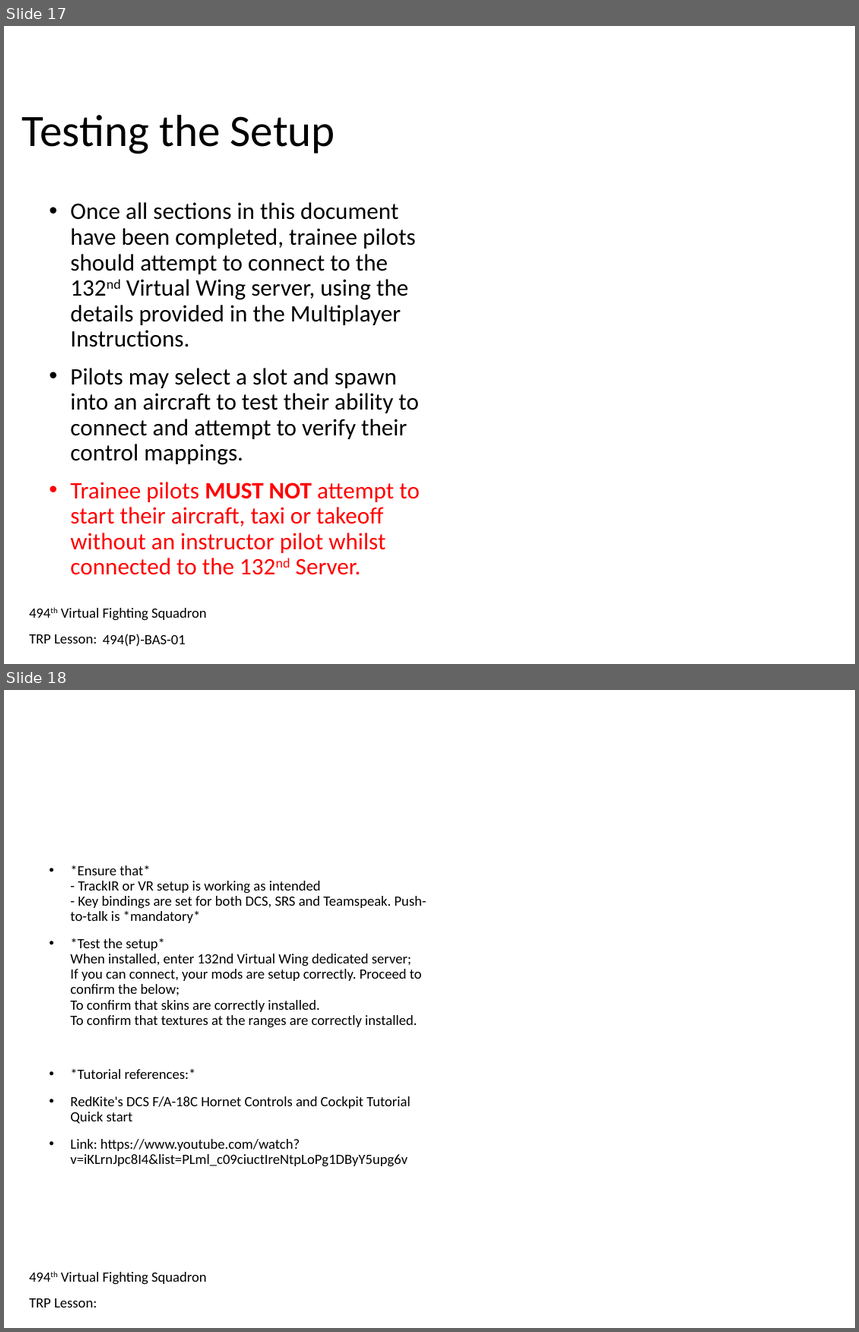
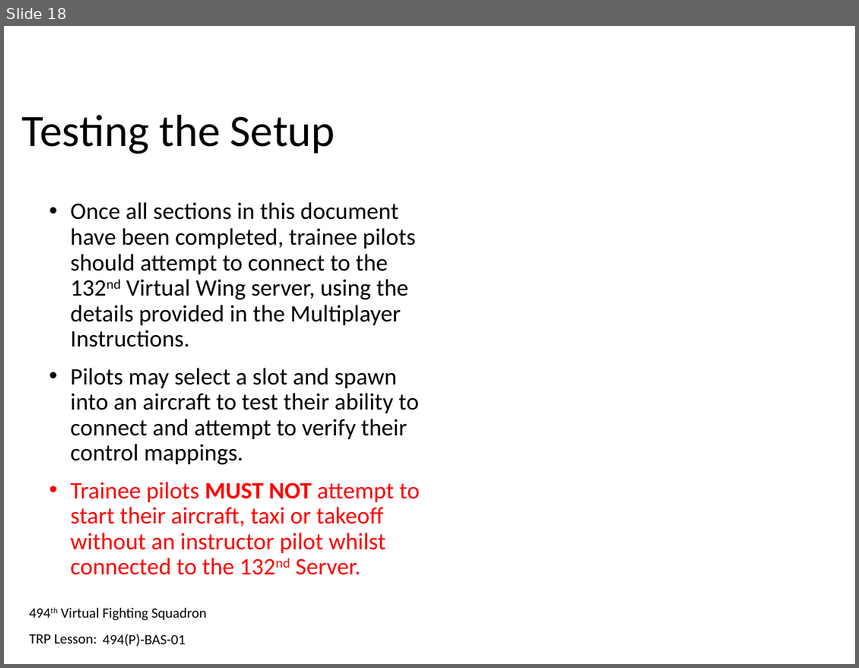
Before and after one commit to 132nd-vWing/132-TRP-494, a slide deck: TRP/BAS/BAS-01/494-BAS-01 - Trainee Presentation.pptx. Shown one above the other, each under a label of ours: slides 17 and 18 before the commit, slide 18 after it. The pictures are 859x1332 and 859x668 pixels, drawn with LibreOffice and Linux fonts; fonts in the diff are those of the drawing; background and template pictures are left out. Boxes give left, top, right and bottom in pixels: in the first picture for what was removed or moved away, otherwise in the second. Text is boxed around its words. In the diff, an @@ line names an element or a change of style, - is before the commit and + after.

```diff
--- a/TRP/BAS/BAS-01/494-BAS-01 - Trainee Presentation.pptx
+++ b/TRP/BAS/BAS-01/494-BAS-01 - Trainee Presentation.pptx
@@ slide 18 removed at (4, 690, 855, 1328), background #FFFFFF; not listed: 2 template elements that a slide beside it also shows @@
@@ text removed at (70, 866, 427, 1167) @@
-• *Ensure that*
-  - TrackIR or VR setup is working as intended
-  - Key bindings are set for both DCS, SRS and Teamspeak. Push-to-talk is *mandatory*
-• *Test the setup*
-  When installed, enter 132nd Virtual Wing dedicated server;
-  If you can connect, your mods are setup correctly. Proceed to confirm the below;
-  To confirm that skins are correctly installed.
-  To confirm that textures at the ranges are correctly installed.
-• *Tutorial references:*
-• RedKite's DCS F/A-18C Hornet Controls and Cockpit Tutorial Quick start
-• Link: https://www.youtube.com/watch?v=iKLrnJpc8I4&list=PLml_c09ciuctIreNtpLoPg1DByY5upg6v
@@ what was slide 17 is now slide 18 @@
```
Also in this commit, not shown: 1 slide changed, 1 slide added.
